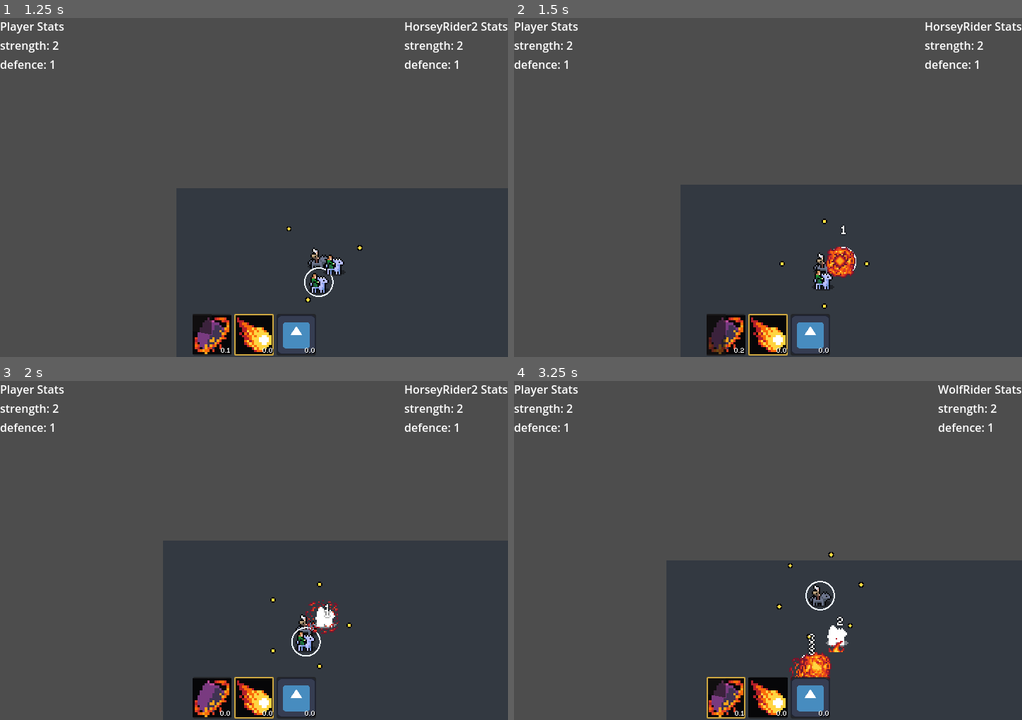
Above: before the commit, frames 1-4 (two rows, left to right).
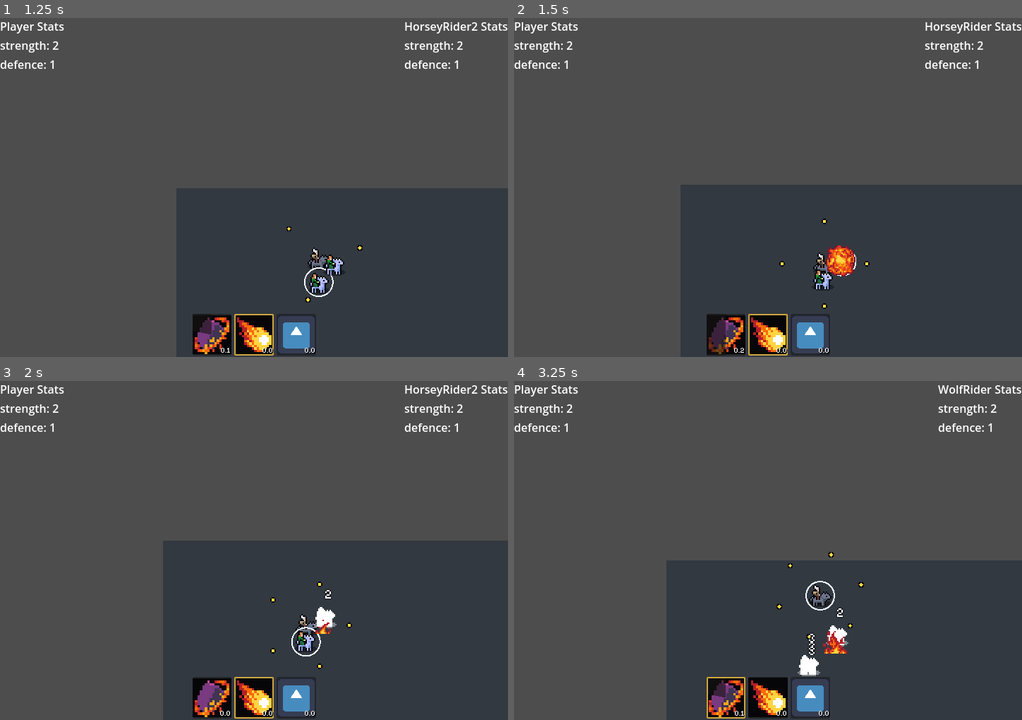
Above: after the commit, the same moments.

Repository: Snayff/not_quite_paradise4
Game: Godot game, scene res://world.tscn
Two runs of this game, one before a commit and one after it. Both use one fixed random seed, a clock stepped at 60 frames per second and the inputs below. The engine's default icon, where the game draws it, is replaced by a stand-in: a white triangle on a blue panel in a dark square.
Inputs:
- Up to frame 1 (1.25 s): hold D (move_right) from 0.53 s (still down); tap Tab (next_active) at 0.6 s
- Up to frame 2 (1.5 s): release D (move_right) at 1.28 s; hold S (move_down) from 1.28 s (still down); tap Space (use_active) at 1.35 s
- Up to frame 3 (2 s): keep holding S (move_down)
- Up to frame 4 (3.25 s): release S (move_down) at 2.03 s; hold D (move_right) 2.03-2.78 s; tap Tab (next_active) at 2.1 s; hold W (move_up) from 2.78 s (still down); tap Space (use_active) at 2.85 s

Frame 1 is identical in both runs. In frame 2, 0.4% of the frame differs, in the area x 61-68%, y 61-77%; in frame 3, 0.2%; in frame 4, 0.6%, in the area x 54-66%, y 67-89%.

Commit message:
fixed multiple applications of aoe

Diff:
--- a/scenes/abcs/area_of_effect.gd
+++ b/scenes/abcs/area_of_effect.gd
@@ -28,7 +28,9 @@
 var _bodies_hit: Array[PhysicsBody2D] = []  ## everyone hit by this. used to prevent hitting same target twice
 var _valid_effect_option: Constants.TARGET_OPTION  ## who the effect chain can apply to. expected to be set by the combat active
 var _team: Constants.TEAM  ## the team that caused this aoe to be created. expected to be set by the combat active
-var _has_run_ready: bool = false
+var _has_run_ready: bool = false  ## has completed _ready()
+var _has_signalled_out_hit_valid_targets: bool = false  ## has signalled out the named signal. we only want to share it once.
+var _has_been_enabled: bool = false  ## if we have been enabled once already.
 #endregion
 
 
@@ -73,9 +75,12 @@
 func _check_frame_and_conditionally_enable() -> void:
 	if frame == _application_frame:
 		_set_hitbox_disabled_status(false)
-	else:
+		_has_been_enabled = true
+
+	elif _has_been_enabled and not _has_signalled_out_hit_valid_targets:
 		hit_valid_targets.emit(_bodies_hit)
 		_set_hitbox_disabled_status(true)
+		_has_signalled_out_hit_valid_targets = true
 
 
 ## enable or diasble the hitbox.
--- a/scenes/combat_actives/fireblast_effect_chain.gd
+++ b/scenes/combat_actives/fireblast_effect_chain.gd
@@ -17,8 +17,6 @@
 # @export_group("Component Links")
 # @export var
 #
-@export_group("On Hit")
-@export var _hit_damage: int = 1
 @export_group("AoE")
 @export var _aoe_damage: int = 1
 
@@ -32,14 +30,6 @@
 
 #region FUNCS
 func on_hit(hurtbox: HurtboxComponent) -> void:
-	var actor_hit: CombatActor = hurtbox.root
-
-	# initial damage
-	var effect = DealDamageEffect.new(self, _caster)
-	_register_effect(effect)
-	effect.base_damage = _hit_damage
-	effect.apply(actor_hit)
-
 	# aoe
 	# FIXME: this is a horrible interface/way of creating an AOE. can we do better?
 	var _aoe: AreaOfEffect = _aoe_scene.instantiate()
--- a/scenes/effect_delivery/aoe_explosion.tscn
+++ b/scenes/effect_delivery/aoe_explosion.tscn
@@ -24,7 +24,7 @@
 }],
 "loop": true,
 "name": &"default",
-"speed": 5.0
+"speed": 10.0
 }]
 
 [sub_resource type="CircleShape2D" id="CircleShape2D_ripqd"]
--- a/scenes/effect_delivery/visual_fireball.tscn
+++ b/scenes/effect_delivery/visual_fireball.tscn
@@ -1,8 +1,7 @@
-[gd_scene load_steps=8 format=3 uid="uid://cgsflwjesyi8j"]
+[gd_scene load_steps=7 format=3 uid="uid://cgsflwjesyi8j"]
 
 [ext_resource type="PackedScene" uid="uid://id57j61u33cs" path="res://scenes/abcs/visual_projectile.tscn" id="1_y144x"]
 [ext_resource type="Texture2D" uid="uid://sndx4f18hm41" path="res://assets/projectiles/fireball.png" id="2_o2q2d"]
-[ext_resource type="PackedScene" uid="uid://drhecv7pq5ypa" path="res://scenes/visual_effects/explosion.tscn" id="3_hhk8w"]
 [ext_resource type="Script" path="res://scripts/components/functionals/supply.gd" id="4_audav"]
 
 [sub_resource type="SpriteFrames" id="SpriteFrames_megj2"]
@@ -33,9 +32,6 @@
 [node name="CollisionShape2D" parent="HitboxComponent" index="0"]
 shape = SubResource("CircleShape2D_m832j")
 
-[node name="OnDeathEffectSpawner" parent="." index="2"]
-scene = ExtResource("3_hhk8w")
-
 [node name="DeathTrigger" parent="." index="3" node_paths=PackedStringArray("_root", "_destroy_effect_spawner")]
 _root = NodePath("..")
 _destroy_effect_spawner = NodePath("../OnDeathEffectSpawner")
Not shown, changed: .gitignore
